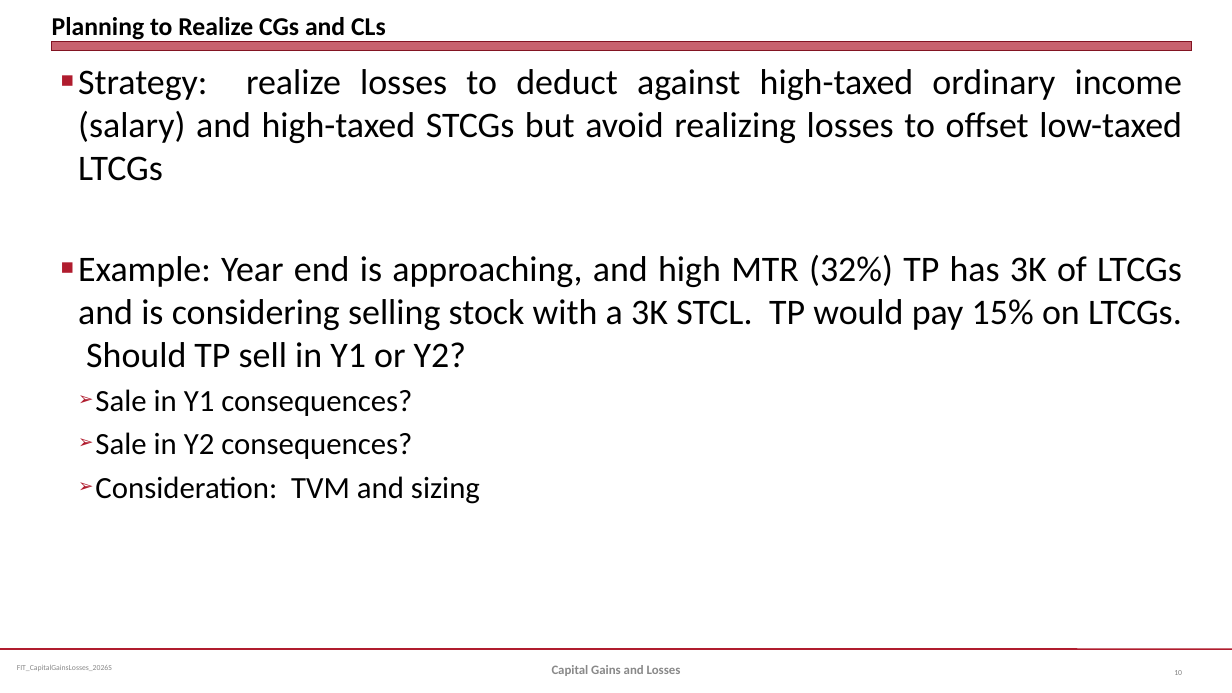
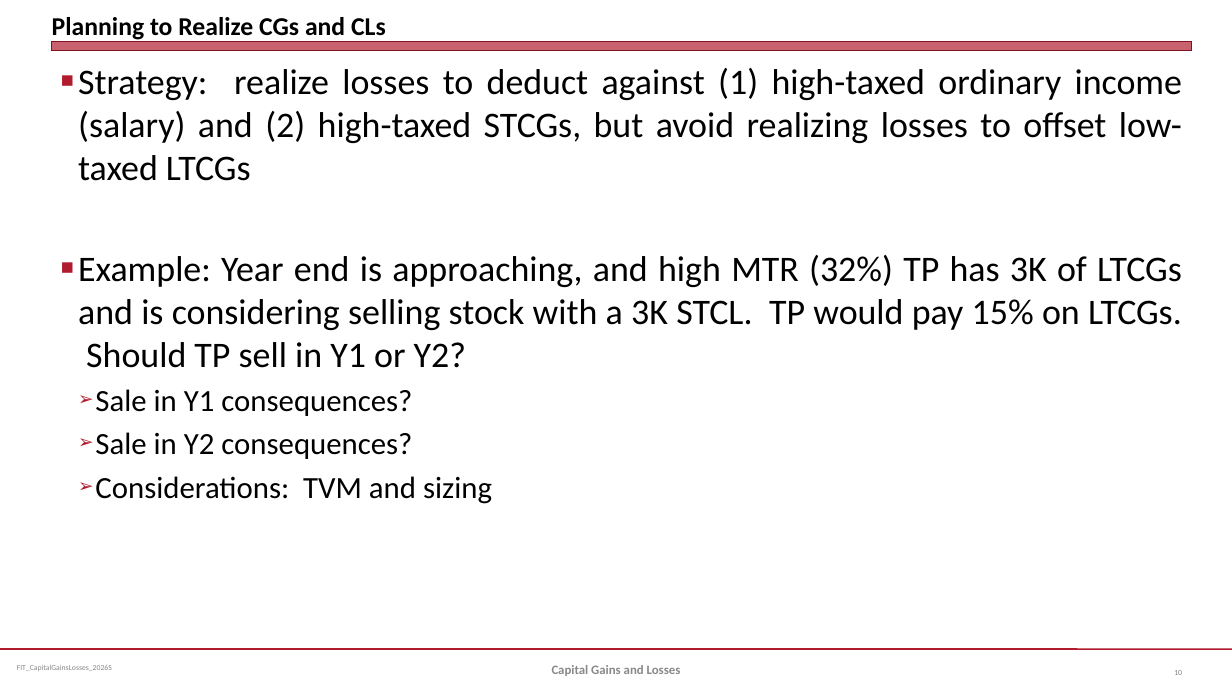
Before and after one commit to jmc877/Fed-Income-Tax, a slide deck: slide 10 of slides/FIT_CapitalGainsLosses_2026S.pptx. Drawn at 1232x693 pixels with LibreOffice and Linux fonts; fonts in the diff are those of the drawing. Boxes give left, top, right and bottom in pixels: in the first picture for what was removed or moved away, otherwise in the second. Text is boxed around its words. In the diff, an @@ line names an element or a change of style, - is before the commit and + after.

```diff
--- a/slides/FIT_CapitalGainsLosses_2026S.pptx
+++ b/slides/FIT_CapitalGainsLosses_2026S.pptx
@@ text at (78, 68, 1182, 181): text changed @@
-■ Strategy: realize losses to deduct against high-taxed ordinary income (salary) and high-taxed STCGs but avoid realizing losses to offset low-taxed LTCGs
+■ Strategy: realize losses to deduct against (1) high-taxed ordinary income (salary) and (2) high-taxed STCGs, but avoid realizing losses to offset low-taxed LTCGs
@@ text at (95, 476, 492, 504): text changed @@
-  ➢ Consideration: TVM and sizing
+  ➢ Considerations: TVM and sizing
```
Also in this commit, not shown: 2 other slides changed.
